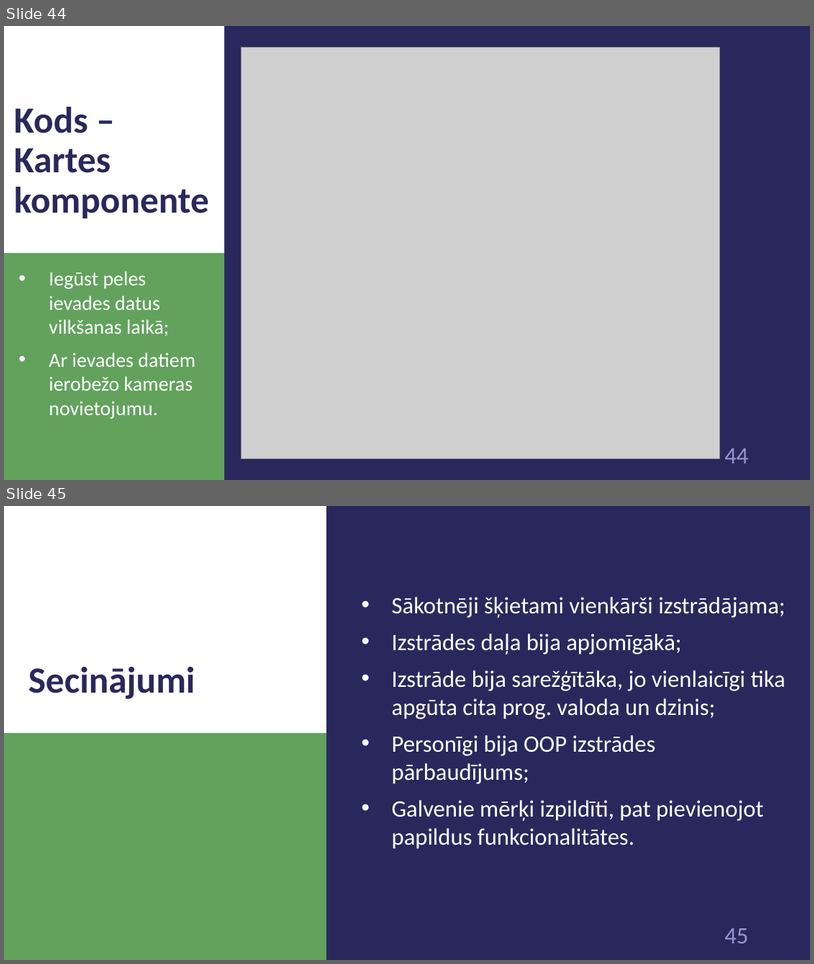
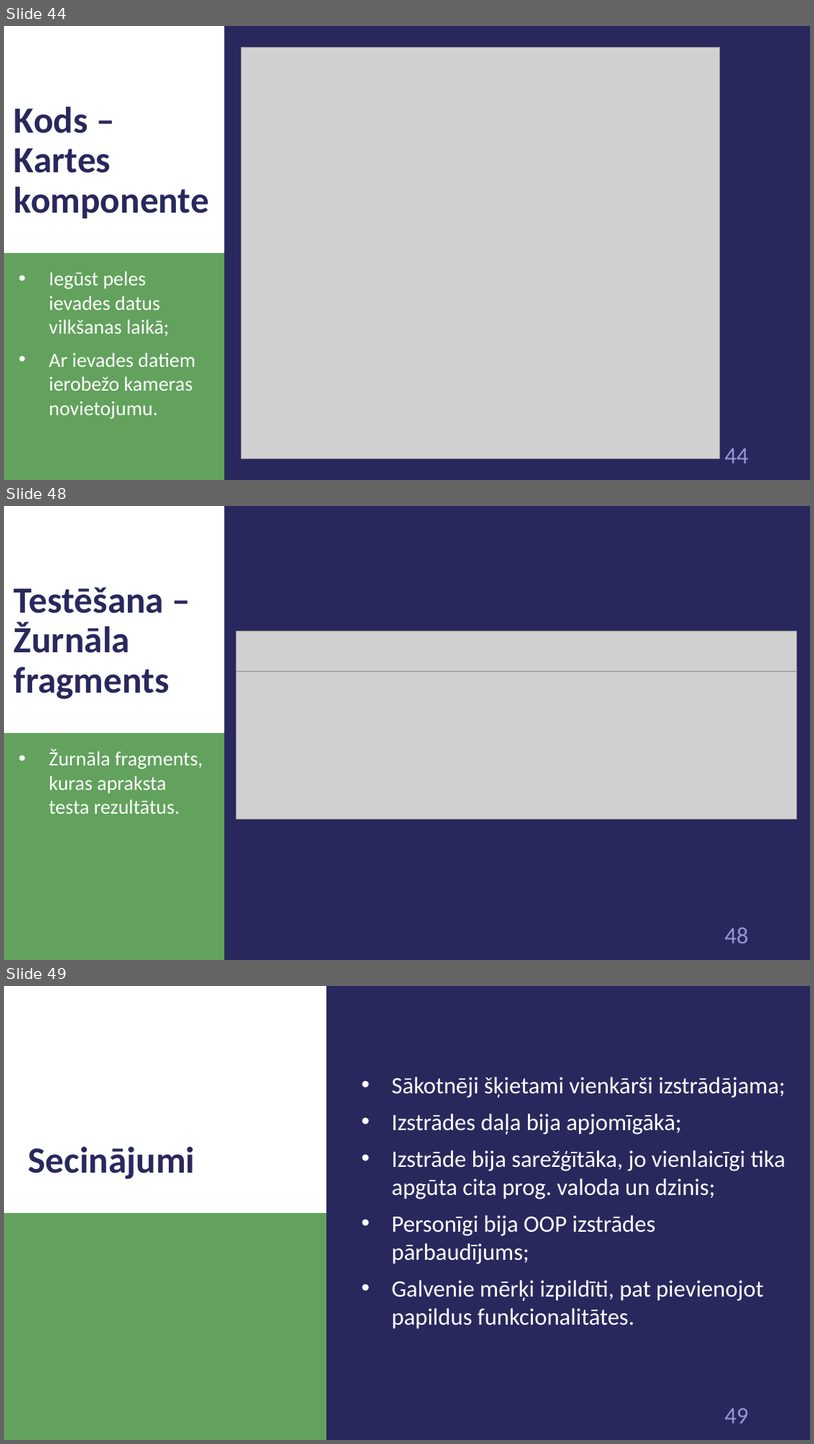
Before and after one commit to 1ivyatan/drumstalotajs, a slide deck: Documentation/Prezentācija (pilnā).pptx. Shown one above the other, each under a label of ours: slides 44 and 45 before the commit, slides 44, 48 and 49 after it; the slides between them are not shown. The pictures are 814x964 and 814x1444 pixels, drawn with LibreOffice and Linux fonts; fonts in the diff are those of the drawing; grey boxes stand for pictures. Boxes give left, top, right and bottom in pixels: in the first picture for what was removed or moved away, otherwise in the second. Text is boxed around its words. In the diff, an @@ line names an element or a change of style, - is before the commit and + after.

```diff
--- a/Documentation/Prezentācija (pilnā).pptx
+++ b/Documentation/Prezentācija (pilnā).pptx
@@ slide 48 added at bbox=[4, 506, 810, 960], background #29285D; not listed: 3 template elements that a slide beside it also shows @@
@@ title added at bbox=[14, 587, 170, 699], 44 pt, text #29285D, bold @@
+Testēšana – Žurnāla fragments
@@ picture added at bbox=[237, 631, 797, 671] @@
@@ picture added at bbox=[237, 671, 797, 818] @@
@@ text added at bbox=[49, 749, 203, 813], 24 pt, text #FFFFFF @@
+• Žurnāla fragments, kuras apraksta testa rezultātus.
@@ what was slide 45 is now slide 49 @@
@@ page number at bbox=[725, 1408, 748, 1423]: text changed @@
-45
+49
```
Also in this commit, not shown: 1 slide changed, 3 other slides added.
